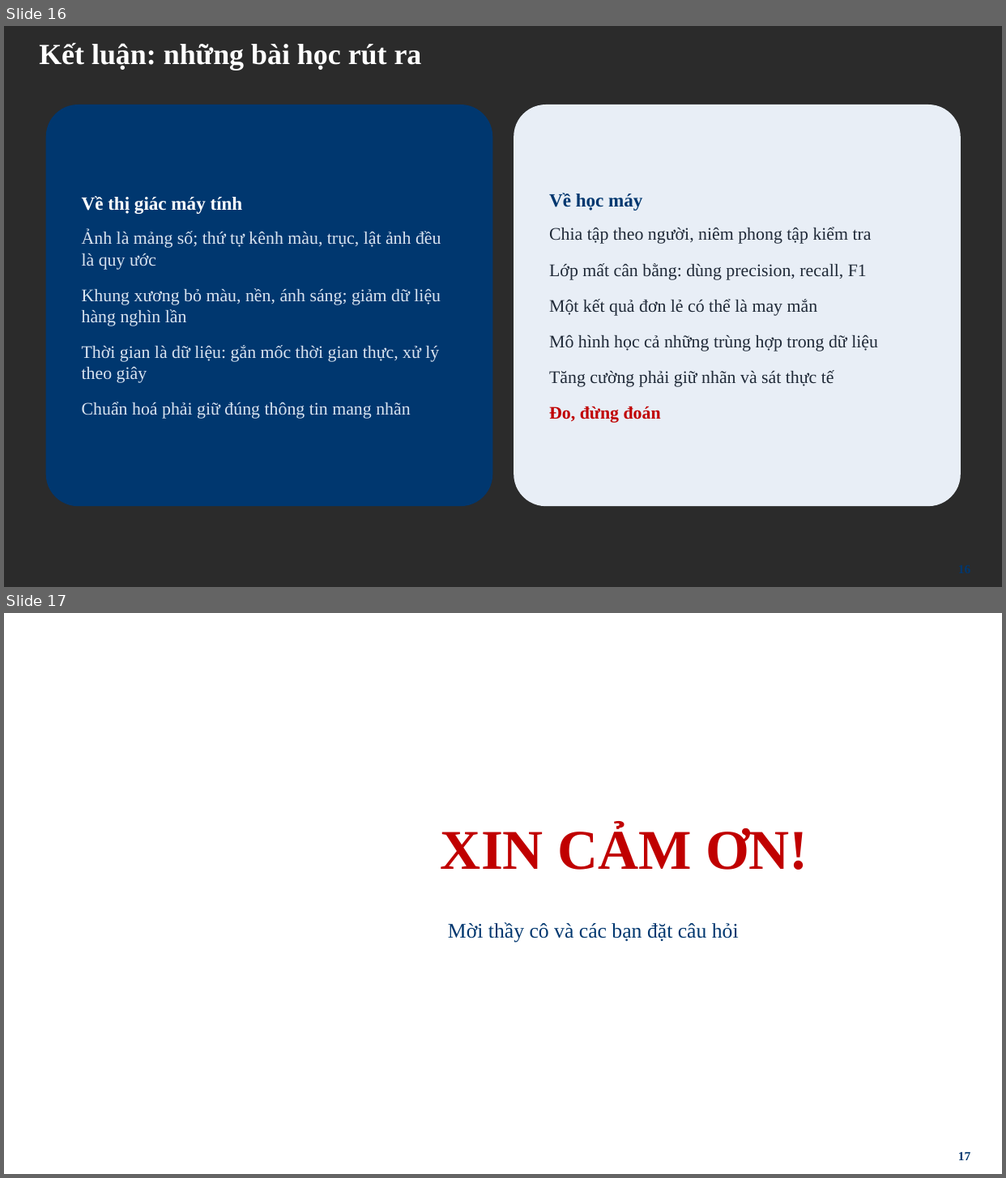
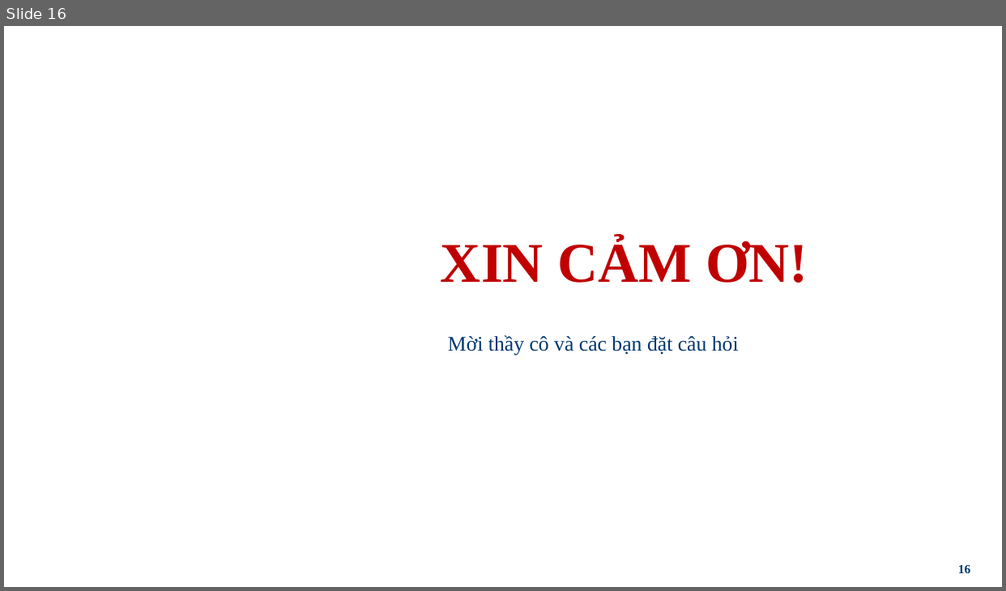
Before and after one commit to tienlamict/cv-action-recognition, a slide deck: docs/bao-cao-tong-ket-du-an.pptx. Shown one above the other, each under a label of ours: slides 16 and 17 before the commit, slide 16 after it. The pictures are 1006x1178 and 1006x591 pixels, drawn with LibreOffice and Linux fonts; fonts in the diff are those of the drawing; background and template pictures are left out; a plain dark background stands for a picture behind light text. Boxes give left, top, right and bottom in pixels: in the first picture for what was removed or moved away, otherwise in the second. Text is boxed around its words. In the diff, an @@ line names an element or a change of style, - is before the commit and + after.

```diff
--- a/docs/bao-cao-tong-ket-du-an.pptx
+++ b/docs/bao-cao-tong-ket-du-an.pptx
@@ slide 16 removed at box(4, 26, 1002, 587), background picture (left out) @@
@@ title removed at box(39, 43, 422, 70) @@
-Kết luận: những bài học rút ra
@@ rounded rectangle removed at box(46, 105, 493, 506) @@
-Về thị giác máy tính
-Ảnh là mảng số; thứ tự kênh màu, trục, lật ảnh đều là quy ước
-Khung xương bỏ màu, nền, ánh sáng; giảm dữ liệu hàng nghìn lần
-Thời gian là dữ liệu: gắn mốc thời gian thực, xử lý theo giây
-Chuẩn hoá phải giữ đúng thông tin mang nhãn
@@ rounded rectangle removed at box(513, 105, 961, 506) @@
-Về học máy
-Chia tập theo người, niêm phong tập kiểm tra
-Lớp mất cân bằng: dùng precision, recall, F1
-Một kết quả đơn lẻ có thể là may mắn
-Mô hình học cả những trùng hợp trong dữ liệu
-Tăng cường phải giữ nhãn và sát thực tế
-Đo, đừng đoán
@@ page number removed at box(753, 557, 978, 587) @@
-16
@@ what was slide 17 is now slide 16 @@
@@ page number at box(958, 565, 970, 574): text changed @@
-17
+16
```
Also in this commit, not shown: 2 slides changed, 8 other files.
